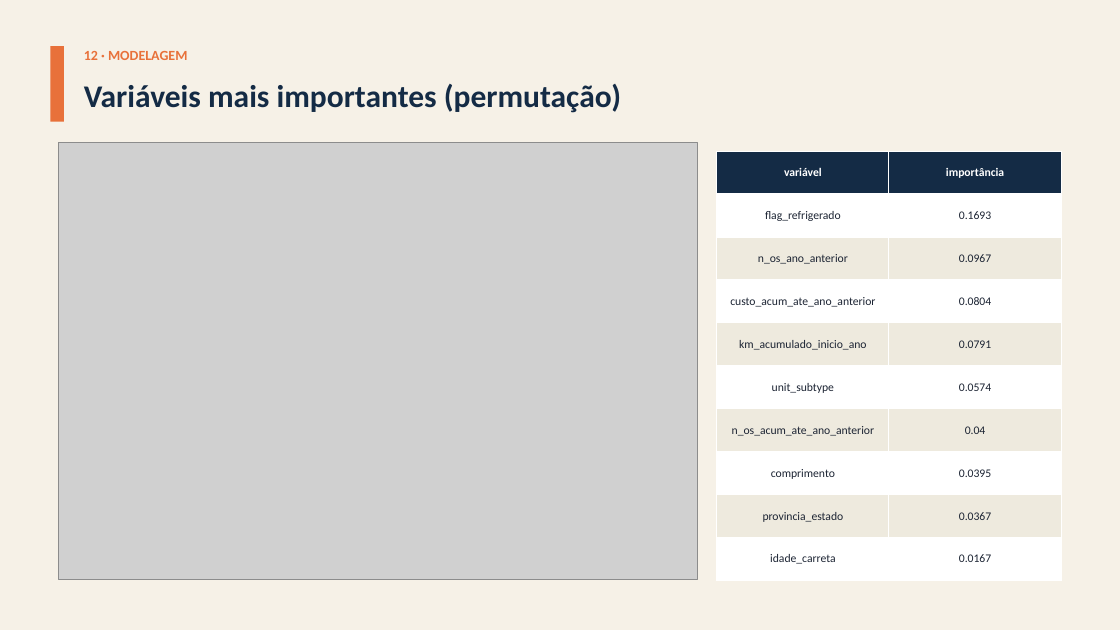
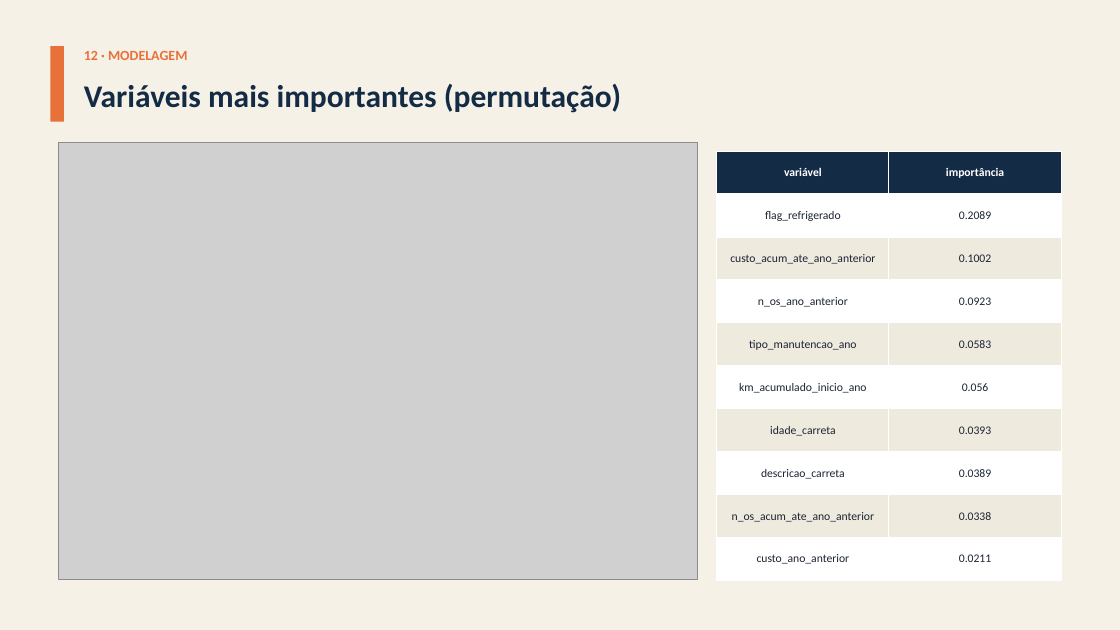
Before and after one commit to giovanicani/quatro_norte, a slide deck: slide 28 of docs/entregas/Apresentacao_QuatroNorte_Fase2.pptx. Drawn at 1120x630 pixels with LibreOffice and Linux fonts; fonts in the diff are those of the drawing; grey boxes stand for pictures. Boxes give left, top, right and bottom in pixels: in the first picture for what was removed or moved away, otherwise in the second. Text is boxed around its words. In the diff, an @@ line names an element or a change of style, - is before the commit and + after.

```diff
--- a/docs/entregas/Apresentacao_QuatroNorte_Fase2.pptx
+++ b/docs/entregas/Apresentacao_QuatroNorte_Fase2.pptx
@@ table at [717, 151, 1061, 568] @@
-row 2, column 2: 0.1693
+row 2, column 2: 0.2089
-row 3, column 1: n_os_ano_anterior
+row 3, column 1: custo_acum_ate_ano_anterior
-row 3, column 2: 0.0967
+row 3, column 2: 0.1002
-row 4, column 1: custo_acum_ate_ano_anterior
+row 4, column 1: n_os_ano_anterior
-row 4, column 2: 0.0804
+row 4, column 2: 0.0923
-row 5, column 1: km_acumulado_inicio_ano
+row 5, column 1: tipo_manutencao_ano
-row 5, column 2: 0.0791
+row 5, column 2: 0.0583
-row 6, column 1: unit_subtype
+row 6, column 1: km_acumulado_inicio_ano
-row 6, column 2: 0.0574
+row 6, column 2: 0.056
-row 7, column 1: n_os_acum_ate_ano_anterior
+row 7, column 1: idade_carreta
-row 7, column 2: 0.04
+row 7, column 2: 0.0393
-row 8, column 1: comprimento
+row 8, column 1: descricao_carreta
-row 8, column 2: 0.0395
+row 8, column 2: 0.0389
-row 9, column 1: provincia_estado
+row 9, column 1: n_os_acum_ate_ano_anterior
-row 9, column 2: 0.0367
+row 9, column 2: 0.0338
-row 10, column 1: idade_carreta
+row 10, column 1: custo_ano_anterior
-row 10, column 2: 0.0167
+row 10, column 2: 0.0211
```
Also in this commit, not shown: 16 other slides changed, 3 slides added, 4 slides removed, 1 other file.
